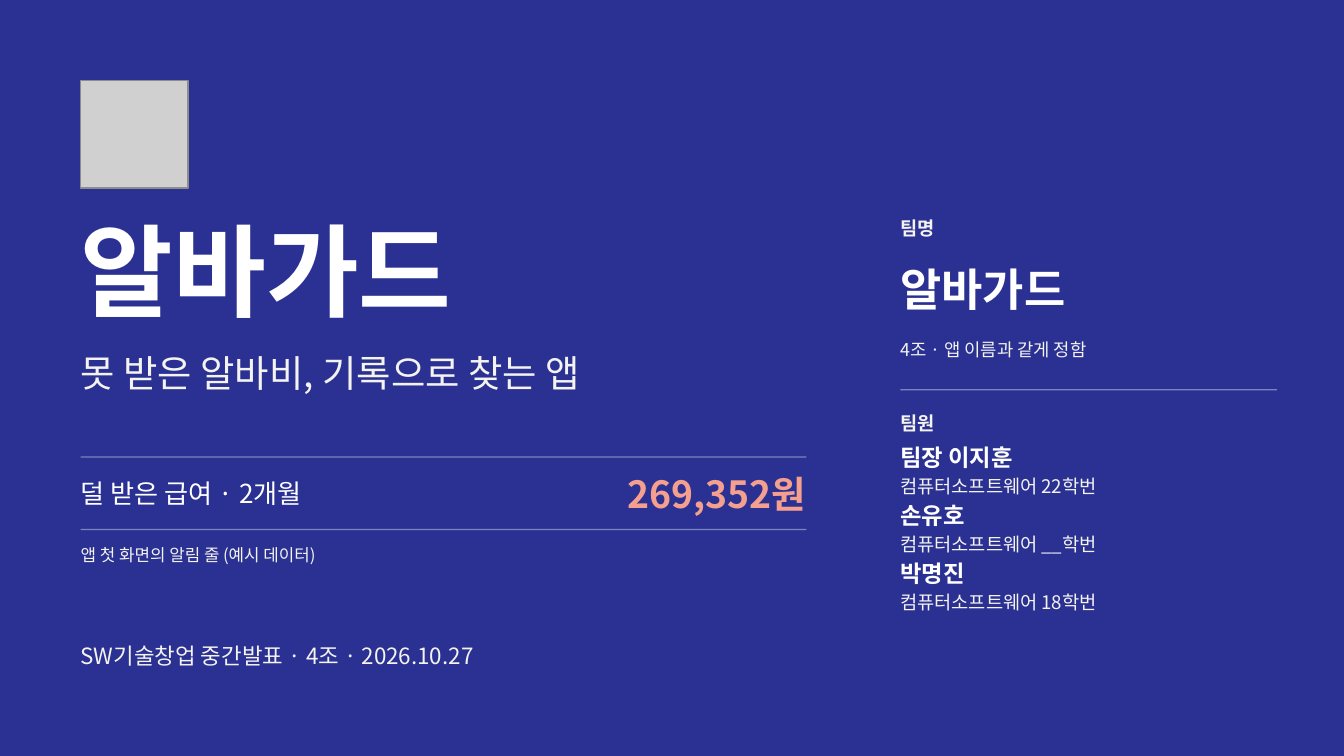
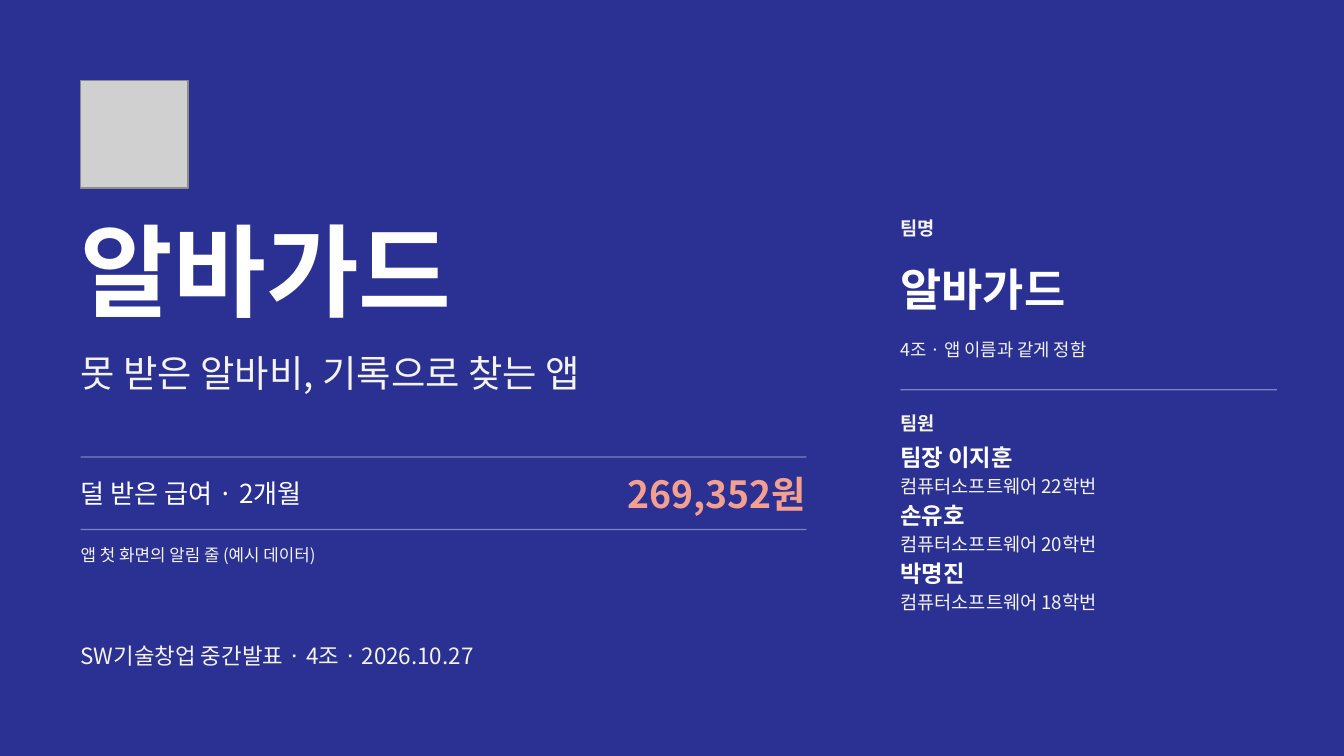
Before and after one commit to jihooni217/albaguard, a slide deck: slide 1 of docs/06_중간발표_PPT.pptx. Drawn at 1344x756 pixels with LibreOffice and Linux fonts; fonts in the diff are those of the drawing; grey boxes stand for pictures. Boxes give left, top, right and bottom in pixels: in the first picture for what was removed or moved away, otherwise in the second. Text is boxed around its words. In the diff, an @@ line names an element or a change of style, - is before the commit and + after.

```diff
--- a/docs/06_중간발표_PPT.pptx
+++ b/docs/06_중간발표_PPT.pptx
@@ text at bbox=[900, 535, 1096, 553]: text changed @@
-컴퓨터소프트웨어 __학번
+컴퓨터소프트웨어 20학번
```
Also in this commit, not shown: 5 other files.
